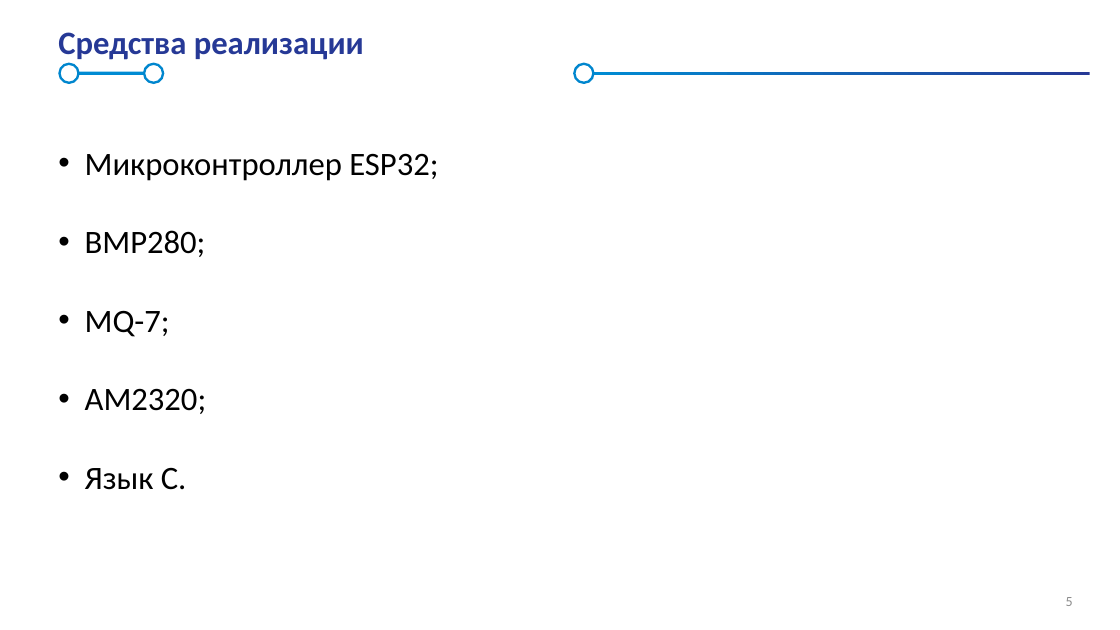
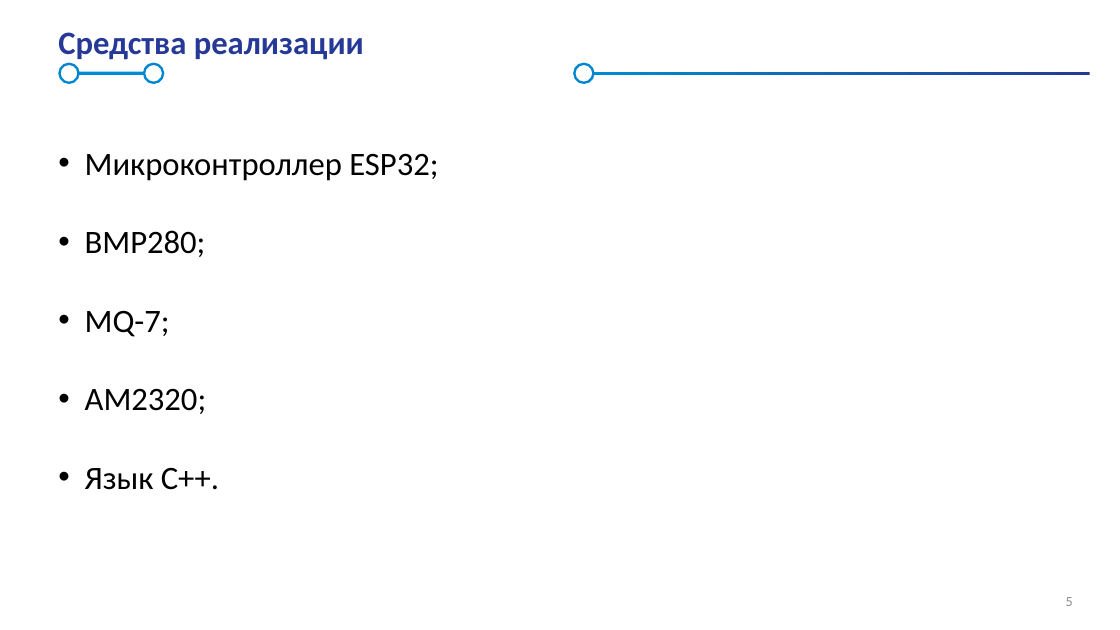
Before and after one commit to FDMan12/IoT_weather_station, a slide deck: slide 5 of Documentation/presentation.pptx. Drawn at 1120x630 pixels with LibreOffice and Linux fonts; fonts in the diff are those of the drawing; background and template pictures are left out. Boxes give left, top, right and bottom in pixels: in the first picture for what was removed or moved away, otherwise in the second. Text is boxed around its words. In the diff, an @@ line names an element or a change of style, - is before the commit and + after.

Commit message:
Fixed presentation

```diff
--- a/Documentation/presentation.pptx
+++ b/Documentation/presentation.pptx
@@ text at (85,468,219,490): text changed @@
-• Язык C.
+• Язык C++.
```
